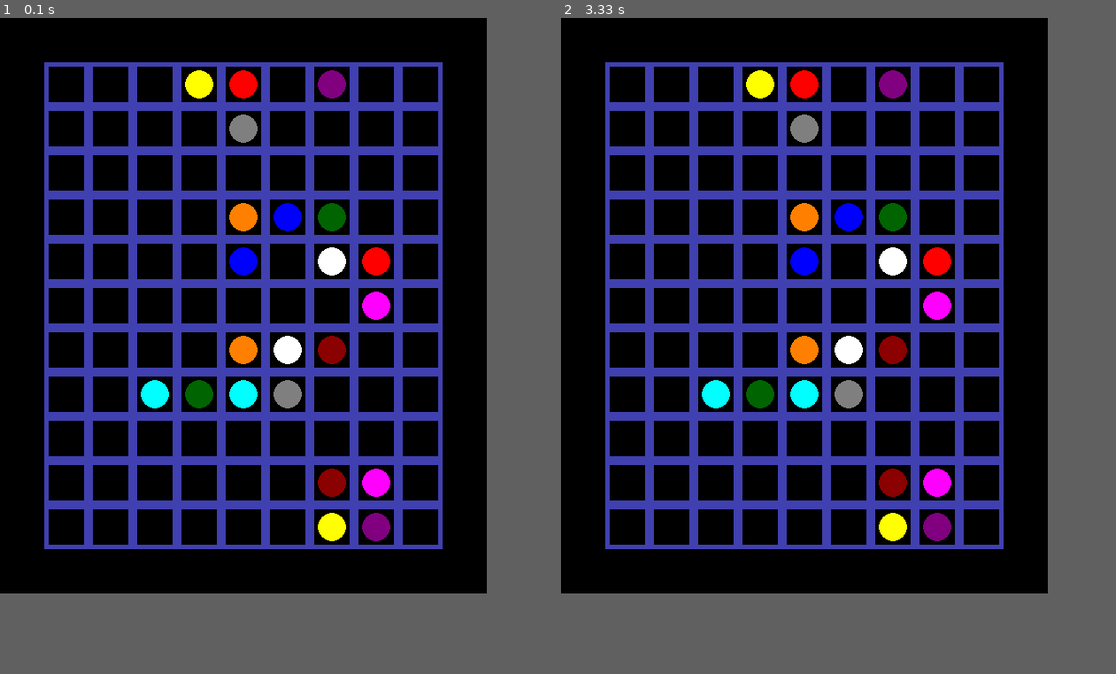
Above: before the commit, frames 1-2 (left to right).
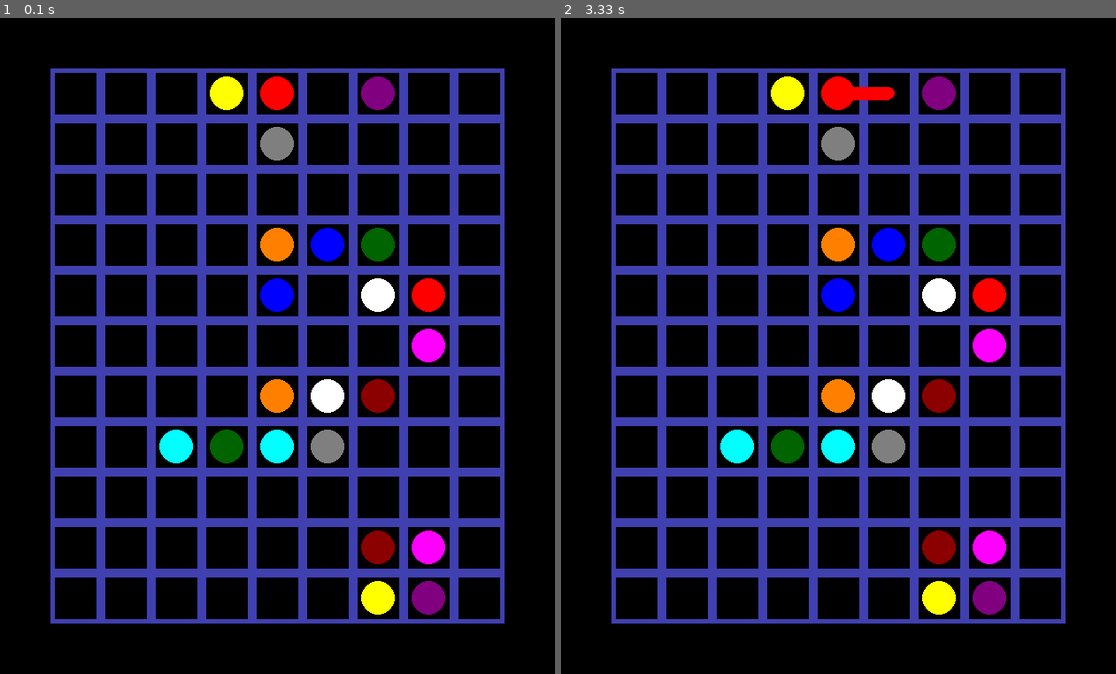
Above: after the commit, the same moments.

Repository: edvinalestig/flow-pygame
Game: pygame game, started from main.py
Two runs of this game, one before a commit and one after it. Both use one fixed random seed, a clock stepped at 60 frames per second and the inputs below.
Inputs (mouse positions are in pixels of both pictures, inside the frame that each line leads up to):
- Up to frame 1 (0.1 s): no input
- Up to frame 2 (3.33 s): press the mouse at (844, 391) at 0.37 s; move the mouse to (771, 372) at 0.47 s; release the mouse at (705, 352) at 0.6 s; press the mouse at (838, 90) at 0.7 s; move the mouse to (783, 103) at 0.8 s; release the mouse at (727, 109) at 0.93 s; press the mouse at (838, 90) at 3.03 s; move the mouse to (855, 103) at 3.13 s; release the mouse at (871, 116) at 3.27 s
In our replay, the window is 550x650 before the commit and 627x741 after it. These sizes can differ from the game's own. Grey fills any space a smaller window leaves; there, only what the larger window draws over its background counts as a difference.

The runs differ from the first frame. In frame 1, 36% of the frame differs, in the area x 7-91%, y 6-93%; in frame 2, 36%.

Commit message:
Dynamic tile sizes

Diff:
--- a/graphicsManager.py
+++ b/graphicsManager.py
@@ -3,7 +3,7 @@
 class GraphicsManager():
     def __init__(self, logicClass):
         self.logic = logicClass
-        self.length = logicClass.sideLength
+
 
 
     def drawBoard(self, length, width, height):
@@ -36,7 +36,7 @@
 
     def drawEndPoint(self, tile, colour):
         centrePoint = self.logic.centrePoints[tile]
-        pygame.draw.circle(self.logic.screen, colour, centrePoint, math.floor(self.length/3))
+        pygame.draw.circle(self.logic.screen, colour, centrePoint, math.floor(self.logic.sideLength/3))
 
 
     def removeTile(self, tile):
@@ -49,15 +49,18 @@
         tile1Centre = self.logic.centrePoints[tile1]
         tile2Centre = self.logic.centrePoints[tile2]
 
-        width = self.length/4
-        width = math.floor(width + 0.5)
+        width = math.floor(self.logic.sideLength/4 + 0.5)
+
+        if width % 2 == 0:
+            width += 1
+        self.radius = math.floor(width/2)
+
         rect = pygame.draw.line(self.logic.screen, colour, tile1Centre, tile2Centre, width)
         self.logic.filledTiles[tile2] = True
 
 
     def drawSmoothTurn(self, point, colour):
-        radius = math.floor(self.length / 8 + 0.5)
-        pygame.draw.circle(self.logic.screen, colour, point, radius)
+        pygame.draw.circle(self.logic.screen, colour, point, self.radius)
 
 
     def drawWinScreen(self):
--- a/main.py
+++ b/main.py
@@ -1,4 +1,4 @@
-import pygame, sys, json, copy
+import pygame, sys, json, copy, math
 import levels, mouseManager, graphicsManager, winChecker
 
 
@@ -6,11 +6,11 @@
     def __init__(self, dev=False):
         self.dev = dev
 
-        with open("config.txt") as f:
-            config = json.loads(f.read())
-
-        if self.dev: print(config)
-        self.sideLength = config["sideLength"]
+        # with open("config.txt") as f:
+        #     config = json.loads(f.read())
+
+        # if self.dev: print(config)
+        # self.sideLength = config["sideLength"]
 
         # Initialise classes
         pygame.init()
@@ -32,9 +32,19 @@
 
 
     def loadLevel(self):
-
         self.height = self.level["height"]
         self.width = self.level["width"]
+
+        screenHeight = math.floor(750 / (self.height+2))
+        screenWidth = math.floor(1920 / (self.width+2))
+        if self.dev: print(f"Height: {screenHeight}, Width: {screenWidth}")
+
+        if screenHeight > screenWidth:
+            self.sideLength = screenWidth
+        else:
+            self.sideLength = screenHeight
+
+        if self.dev: print(f"Side length: {self.sideLength}")
 
         size = self.sideLength * (self.width+2), self.sideLength * (self.height+2)
         if self.dev: print("Screen size:", size)
